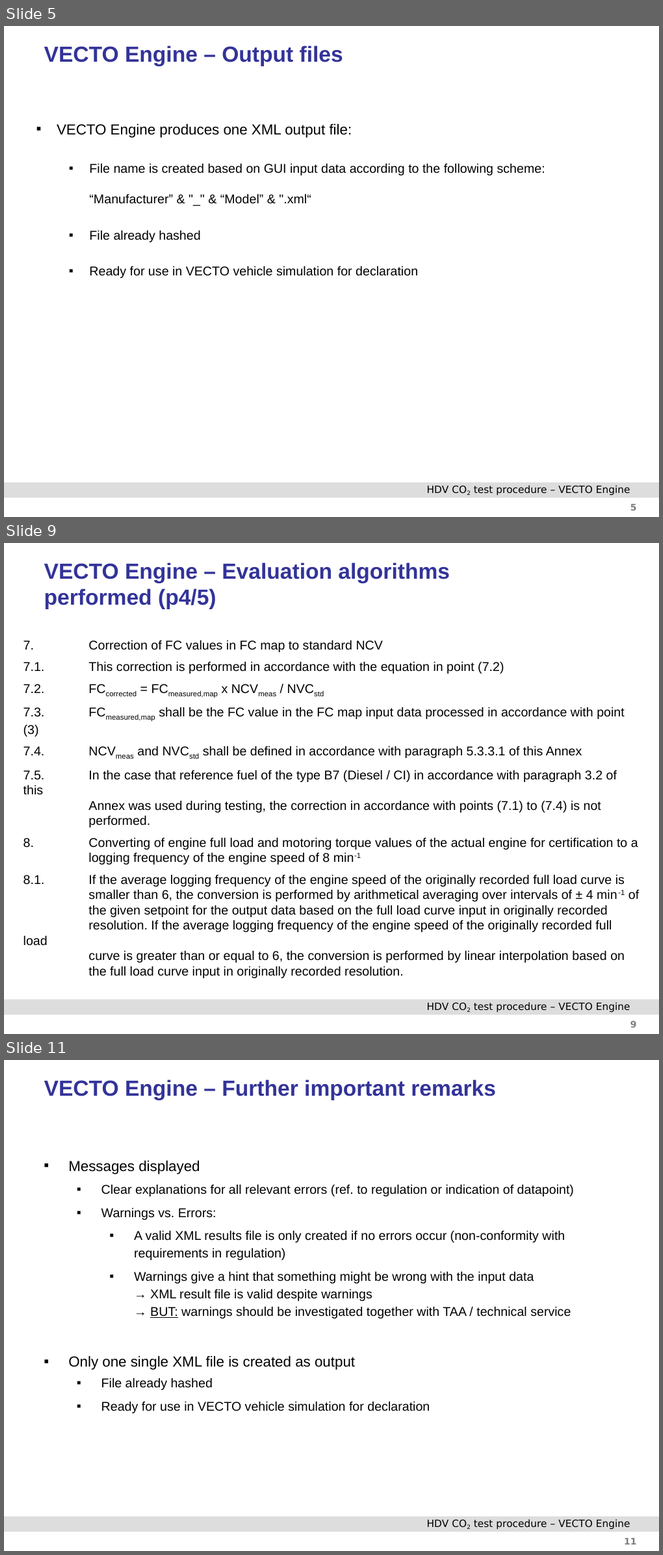
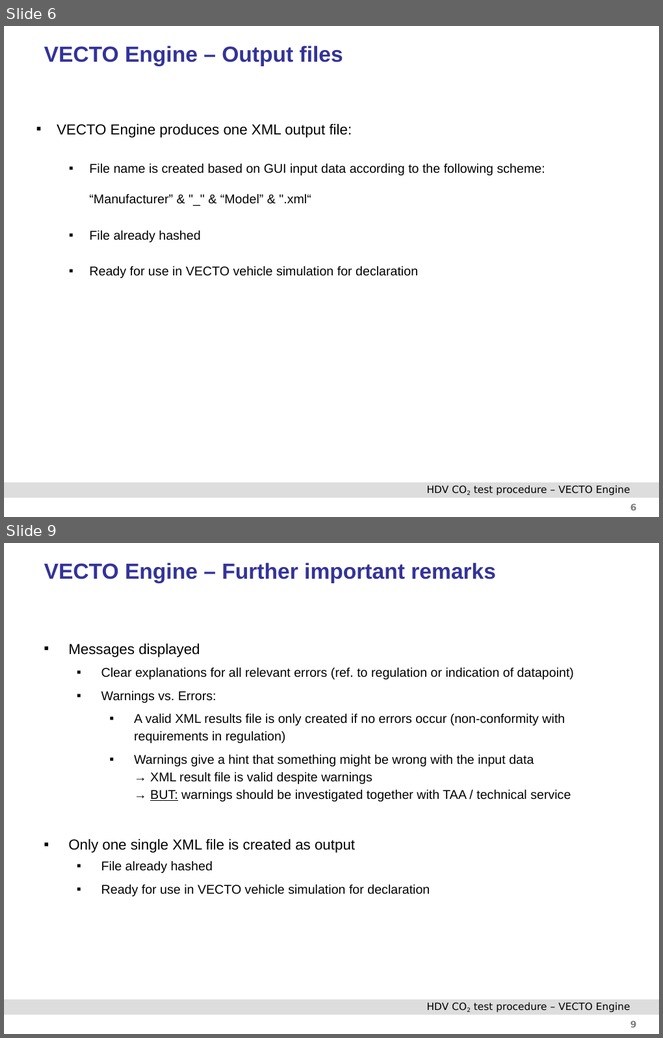
Before and after one commit to NSEE/VECTO_ENGINE_BR, a slide deck: Documentation/TUG_VECTO_Engine_Manual.pptx. Shown one above the other, each under a label of ours: slides 5, 9 and 11 before the commit, slides 6 and 9 after it; the slides between them are not shown. The pictures are 663x1555 and 663x1038 pixels, drawn with LibreOffice and Linux fonts; fonts in the diff are those of the drawing; background and template pictures are left out. Boxes give left, top, right and bottom in pixels: in the first picture for what was removed or moved away, otherwise in the second. Text is boxed around its words. In the diff, an @@ line names an element or a change of style, - is before the commit and + after.

Commit message:
Update of user manual Update of demo data Bugfix for handling of exceptions during reading of map file

```diff
--- a/Documentation/TUG_VECTO_Engine_Manual.pptx
+++ b/Documentation/TUG_VECTO_Engine_Manual.pptx
@@ slide 9 removed at (4, 543, 659, 1034), background #FFFFFF; not listed: 3 template elements that a slide beside it also shows @@
@@ title removed at (44, 563, 450, 609) @@
-VECTO Engine – Evaluation algorithms
-performed (p4/5)
@@ text removed at (24, 640, 639, 963) @@
-7. Correction of FC values in FC map to standard NCV
-7.1. This correction is performed in accordance with the equation in point (7.2)
-7.2. FCcorrected = FCmeasured,map x NCVmeas / NVCstd
-7.3. FCmeasured,map shall be the FC value in the FC map input data processed in accordance with point (3)
-7.4. NCVmeas and NVCstd shall be defined in accordance with paragraph 5.3.3.1 of this Annex
-7.5. In the case that reference fuel of the type B7 (Diesel / CI) in accordance with paragraph 3.2 of this
-Annex was used during testing, the correction in accordance with points (7.1) to (7.4) is not
-performed.
-8. Converting of engine full load and motoring torque values of the actual engine for certification to a
-logging frequency of the engine speed of 8 min-1
-8.1. If the average logging frequency of the engine speed of the originally recorded full load curve is
-smaller than 6, the conversion is performed by arithmetical averaging over intervals of ± 4 min-1 of
-the given setpoint for the output data based on the full load curve input in originally recorded
-resolution. If the average logging frequency of the engine speed of the originally recorded full load
-curve is greater than or equal to 6, the conversion is performed by linear interpolation based on
-the full load curve input in originally recorded resolution.
@@ what was slide 5 is now slide 6 @@
@@ page number at (631, 504, 637, 511): text changed @@
-5
+6
@@ what was slide 11 is now slide 9 @@
@@ page number at (631, 1021, 637, 1028): text changed @@
-11
+9
```
Also in this commit, not shown: 4 slides changed, 2 slides added, 3 other slides removed, 12 other files.
